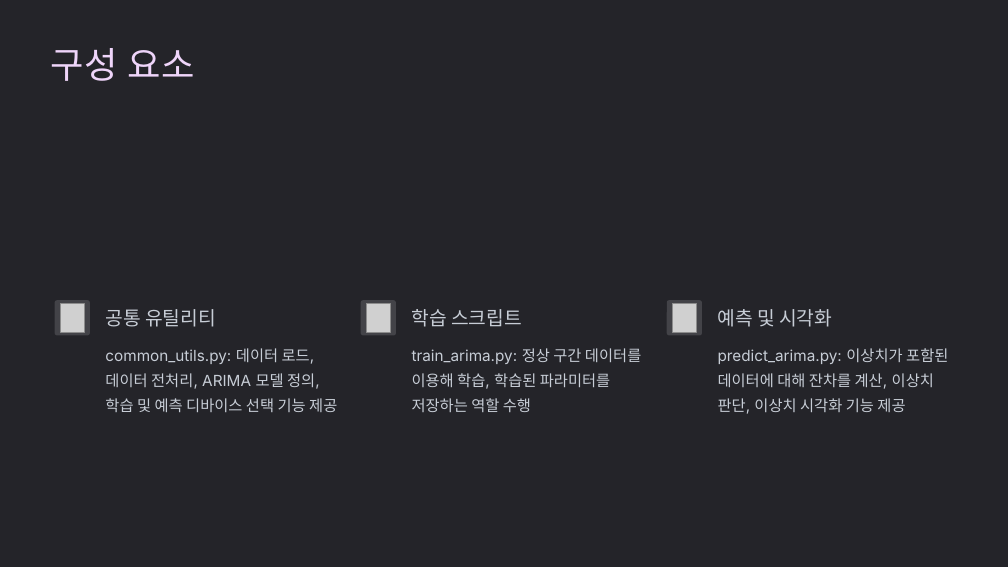
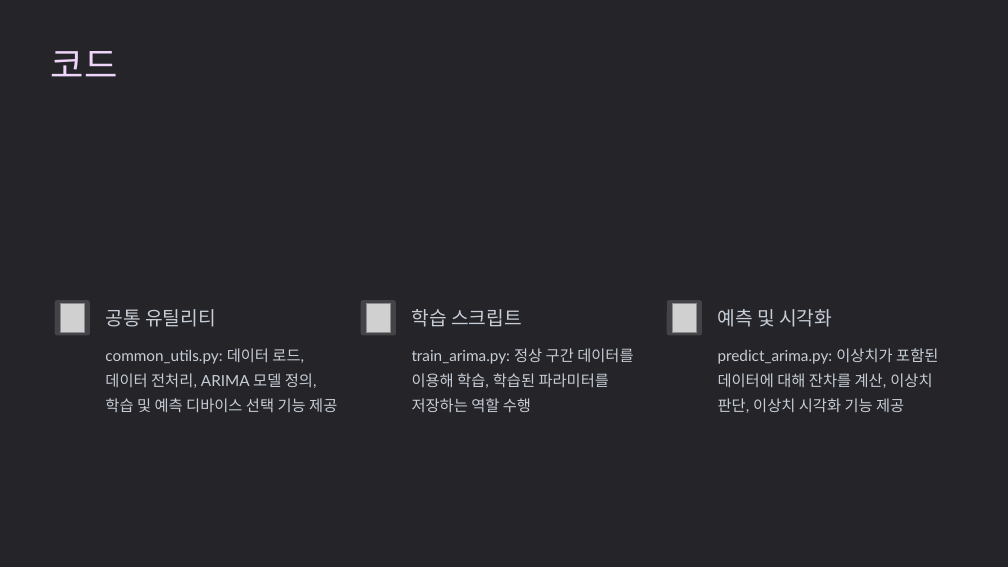
Before and after one commit to dhkeum9886/kmu-deeplearning, a slide deck: slide 5 of 과제/딥러닝특론_8주차과제_K2025029_금동환.pptx (slide 4 before the commit). Drawn at 1008x567 pixels with LibreOffice and Linux fonts; fonts in the diff are those of the drawing; grey boxes stand for pictures; background and template pictures are left out. Boxes give left, top, right and bottom in pixels: in the first picture for what was removed or moved away, otherwise in the second. Text is boxed around its words. In the diff, an @@ line names an element or a change of style, - is before the commit and + after.

```diff
--- a/과제/딥러닝특론_8주차과제_K2025029_금동환.pptx
+++ b/과제/딥러닝특론_8주차과제_K2025029_금동환.pptx
@@ text at <box>51,51,118,77</box>: text changed; font Karla to Lato @@
-구성 요소
+코드
@@ font Inter to Lato in 3 elements at <box>105,348,337,412</box>, <box>412,348,633,412</box>, <box>718,348,938,413</box> @@
```
Also in this commit, not shown: 9 other slides changed, 1 slide added.
